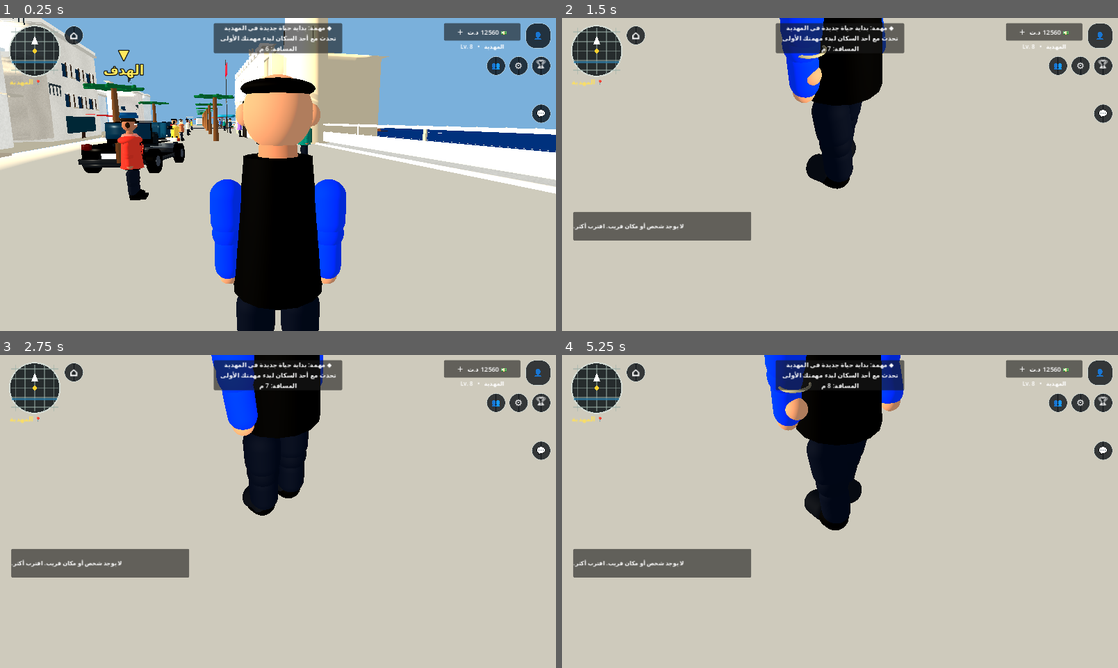
Above: before the commit, frames 1-4 (two rows, left to right).
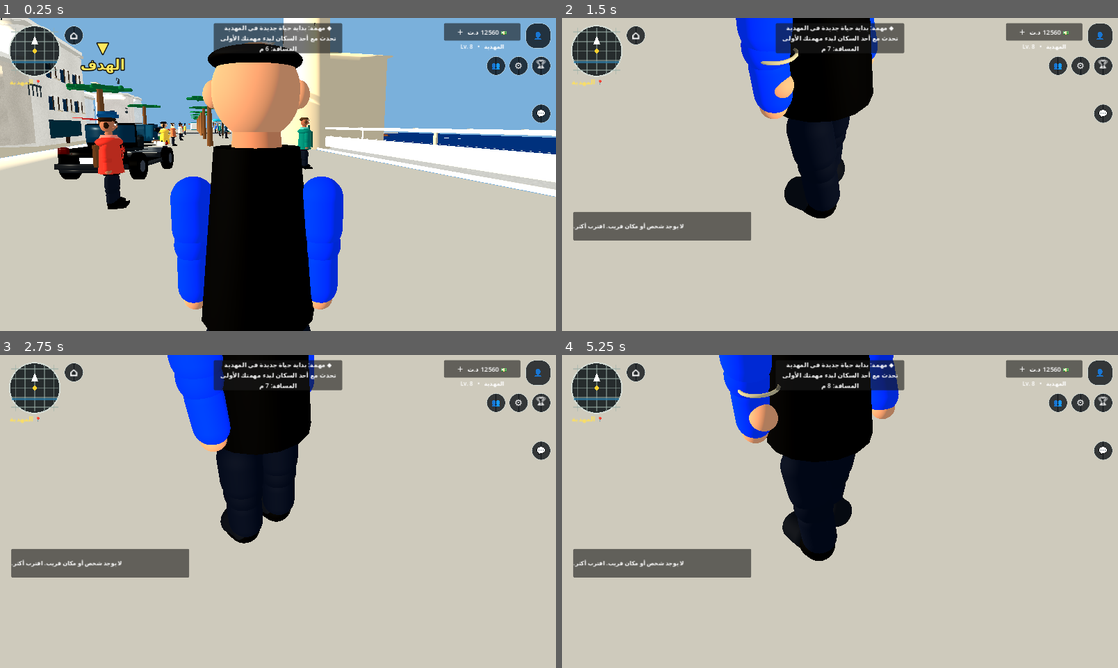
Above: after the commit, the same moments.

Repository: stevennpllk-crypto/REAL-LIFE-MAHDIA
Game: Godot game, scene res://scenes/Main.tscn
Same seed, same stepped clock (60 frames per second), same inputs: the game is played once before the commit and once after it.
Inputs (mouse positions are in pixels of both pictures, inside the frame that each line leads up to):
- Up to frame 1 (0.25 s): no input
- Up to frame 2 (1.5 s): click "⌂" at 0.5 s; tap Enter at 1.25 s; move the mouse to (867, 174) at 1.27 s; hold W (move_forward) from 1.28 s (still down); tap E (interact) at 1.35 s
- Up to frame 3 (2.75 s): keep holding W (move_forward); tap Space (jump) at 1.52, 2.27 s; move the mouse to (250, 511) at 2.02 s; tap Shift (run) at 2.1 s
- Up to frame 4 (5.25 s): keep holding W (move_forward); move the mouse to (851, 505) at 2.77 s; tap E (interact) at 2.85, 4.35 s; move the mouse to (834, 517) at 3.52 s; tap Shift (run) at 3.6, 5.1 s; tap Space (jump) at 3.77, 4.52 s; move the mouse to (878, 514) at 4.27 s; move the mouse to (795, 508) at 5.02 s

The runs differ from the first frame. In frame 1, 25% of the frame differs, in the area x 0-100%, y 0-100%; in frame 2, 6.8%; in frame 3, 6.5%; in frame 4, 7.0%.

Commit message:
Match the close centered third-person camera to the reference image

Diff:
--- a/scripts/player.gd
+++ b/scripts/player.gd
@@ -64,15 +64,16 @@
 	collider.position.y = 0.89
 	add_child(collider)
 	camera_pivot = Node3D.new()
-	camera_pivot.position.y = 1.48
+	camera_pivot.position.y = 1.43
 	add_child(camera_pivot)
 	camera = Camera3D.new()
-	# Closer over-the-shoulder framing: keep the full character readable while
-	# reducing empty foreground and making mobile touch control feel more immediate.
-	camera.position = Vector3(0, 0.36, 1.82)
-	camera.rotation_degrees.x = -10.0
+	# Reference-image framing: a close, centered third-person follow camera.
+	# The slightly narrower lens keeps the player prominent without extreme
+	# perspective distortion on a tall mobile display.
+	camera.position = Vector3(0.10, 0.30, 1.55)
+	camera.rotation_degrees.x = -8.5
 	camera.current = true
-	camera.fov = 54.0
+	camera.fov = 51.0
 	camera.near = 0.08
 	camera_pivot.add_child(camera)
 	if not OS.has_feature("mobile"):
